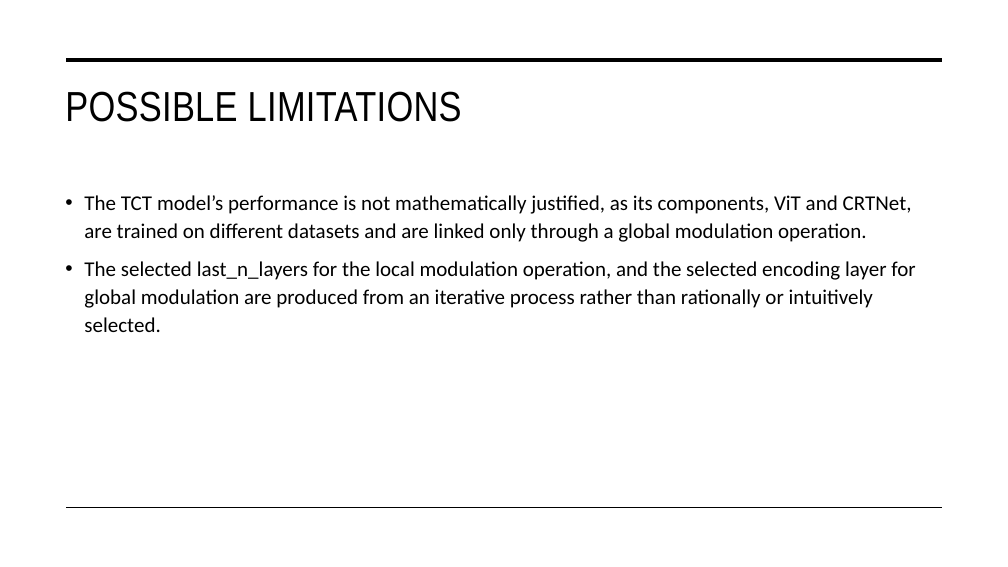
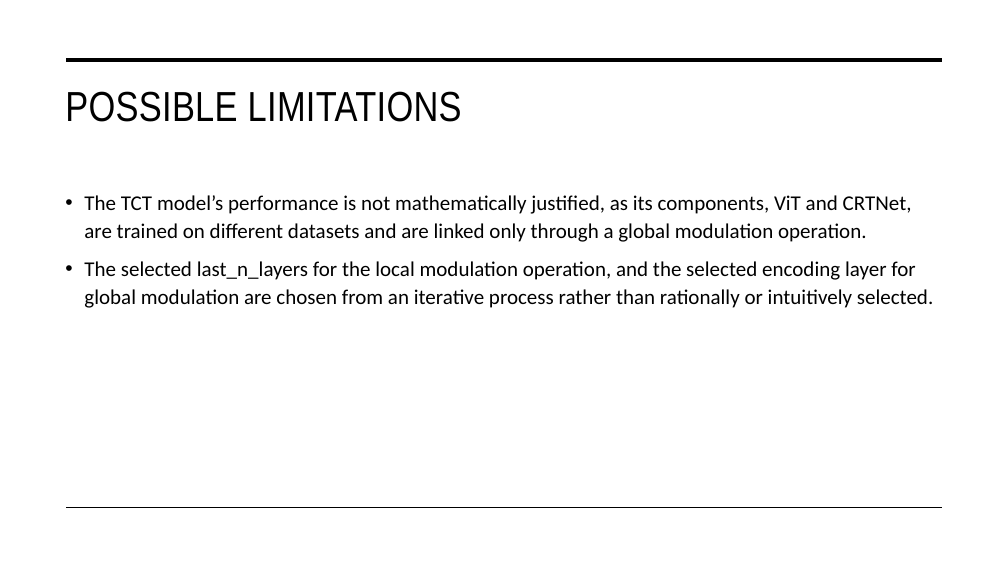
Before and after one commit to tuanisworkingonsomeprojects/TCT-visual-search, a slide deck: slide 49 of Presentation/FYP_NguyenTuan_Presentation.pptx. Drawn at 1008x567 pixels with LibreOffice and Linux fonts; fonts in the diff are those of the drawing. Boxes give left, top, right and bottom in pixels: in the first picture for what was removed or moved away, otherwise in the second. Text is boxed around its words. In the diff, an @@ line names an element or a change of style, - is before the commit and + after.

```diff
--- a/Presentation/FYP_NguyenTuan_Presentation.pptx
+++ b/Presentation/FYP_NguyenTuan_Presentation.pptx
@@ text at (x1=84, y1=261, x2=933, y2=308): text changed @@
-• The selected last_n_layers for the local modulation operation, and the selected encoding layer for global modulation are produced from an iterative process rather than rationally or intuitively selected.
+• The selected last_n_layers for the local modulation operation, and the selected encoding layer for global modulation are chosen from an iterative process rather than rationally or intuitively selected.
```
